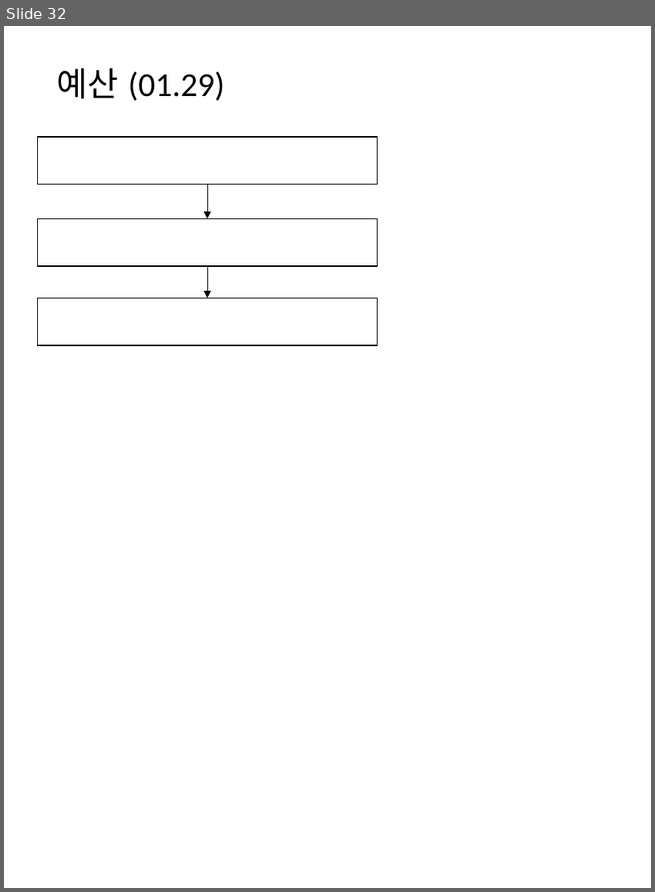
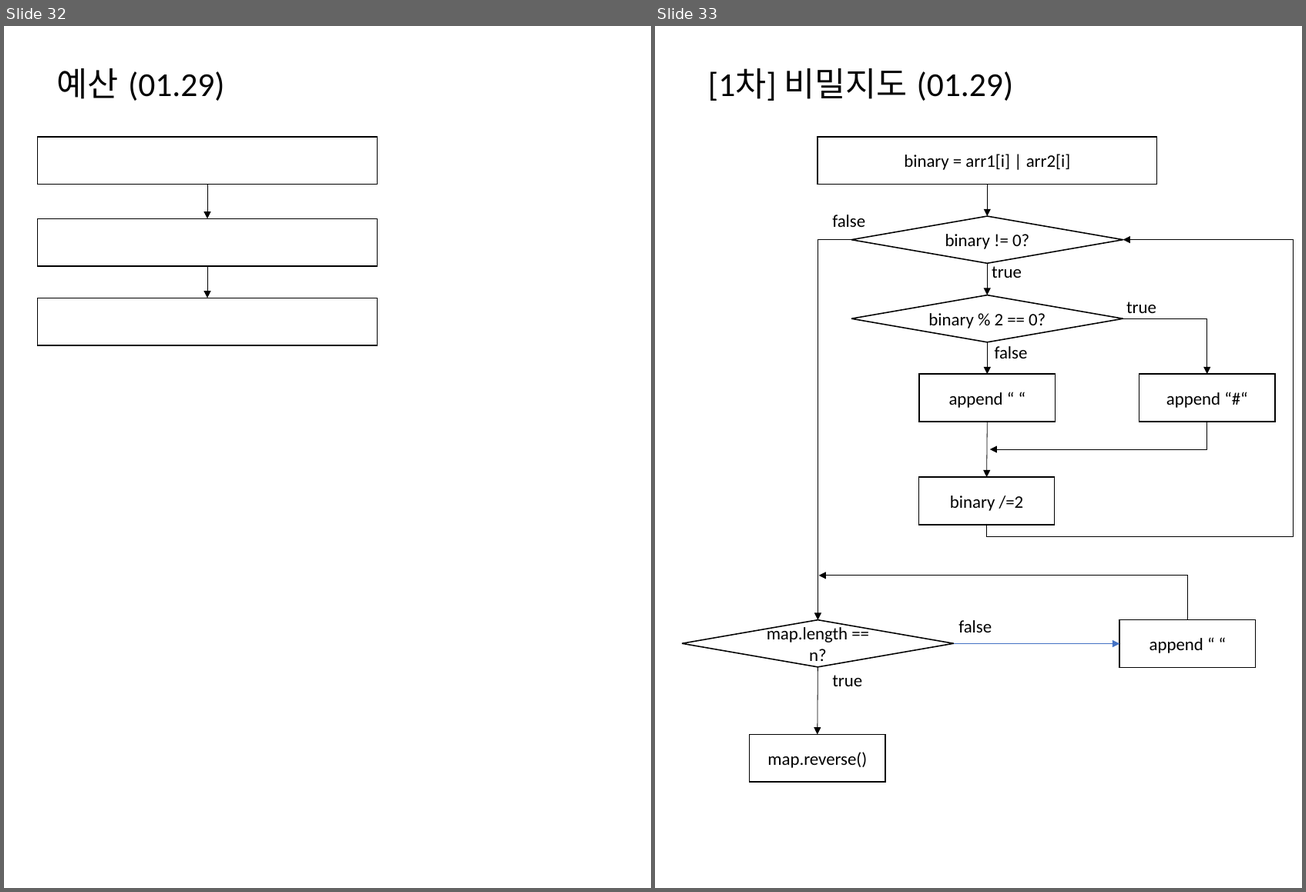
Before and after one commit to mornings9047/Algorithms_Programmers, a slide deck: 알고리즘_프로그래머스_Level01_순서도.pptx. Shown side by side, each under a label of ours: slide 32 before the commit, slides 32 and 33 after it. The pictures are 655x892 and 1306x892 pixels, drawn with LibreOffice and Linux fonts; fonts in the diff are those of the drawing. Boxes give left, top, right and bottom in pixels: in the first picture for what was removed or moved away, otherwise in the second. Text is boxed around its words. In the diff, an @@ line names an element or a change of style, - is before the commit and + after.

Commit message:
[1차] 비밀지도

```diff
--- a/알고리즘_프로그래머스_Level01_순서도.pptx
+++ b/알고리즘_프로그래머스_Level01_순서도.pptx
@@ slide 33 added at bbox=[655, 26, 1302, 888], background #FFFFFF @@
@@ title added at bbox=[708, 68, 1014, 101], 28 pt, text #000000 @@
+[1차] 비밀지도 (01.29)
@@ group added at bbox=[682, 137, 1293, 782]: 6 rectangles, 6 elbow arrows, 6 texts, 5 arrows, 3 diamonds @@
+binary = arr1[i] | arr2[i]
+append “ “
+binary % 2 == 0?
+append “#“
+binary /=2
+binary != 0?
+true
+true
+false
+map.length == n?
+false
+map.reverse()
+append “ “
+true
+false
```
Also in this commit, not shown: 2 other files.
